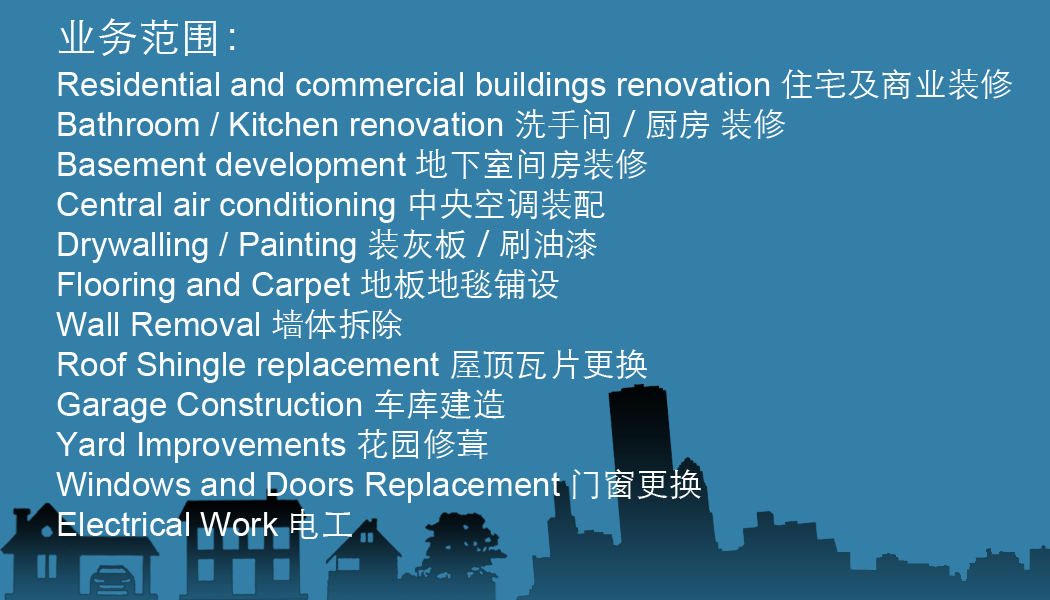
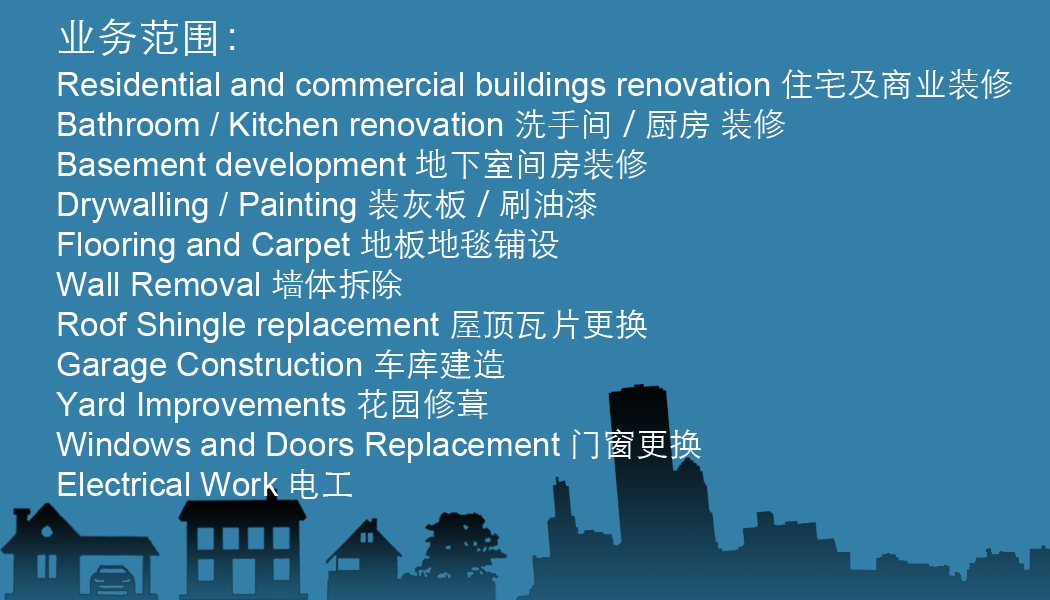
Revision of a layered 1050 x 600 image; what changed, layer by layer:
painted on "Residential and commercial buildings renovation 住宅及商业装修 Bathroo" over [56,188,701,539]
